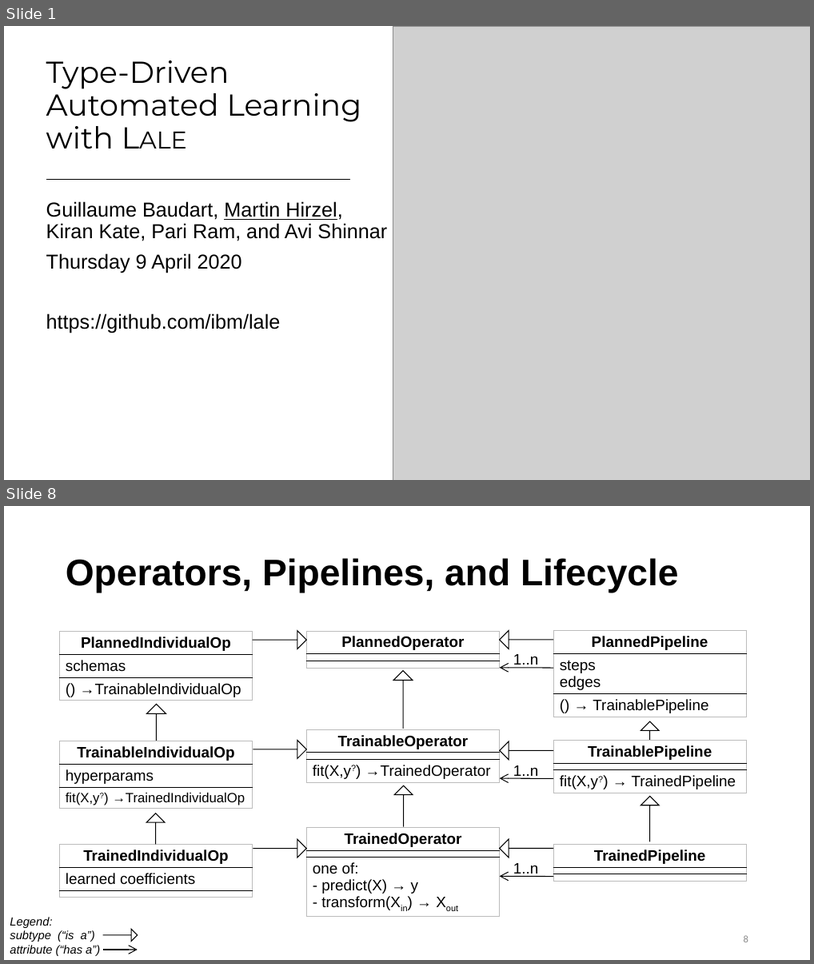
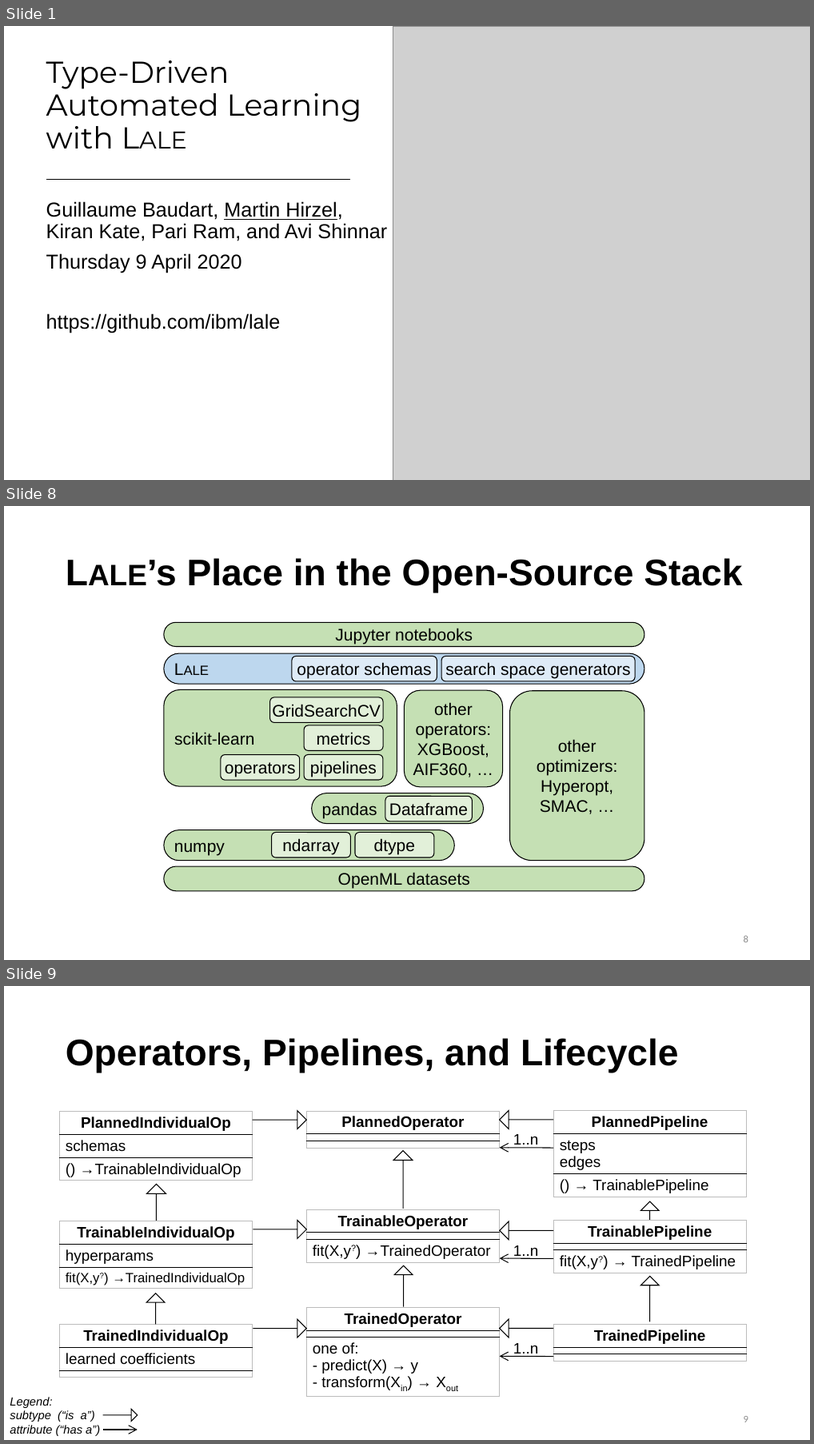
Before and after one commit to IBM/lale, a slide deck: talks/2020-0409-lale.pptx. Shown one above the other, each under a label of ours: slides 1 and 8 before the commit, slides 1, 8 and 9 after it; the slides between them are not shown. The pictures are 814x964 and 814x1444 pixels, drawn with LibreOffice and Linux fonts; fonts in the diff are those of the drawing; grey boxes stand for pictures. Boxes give left, top, right and bottom in pixels: in the first picture for what was removed or moved away, otherwise in the second. Text is boxed around its words. In the diff, an @@ line names an element or a change of style, - is before the commit and + after.

```diff
--- a/talks/2020-0409-lale.pptx
+++ b/talks/2020-0409-lale.pptx
@@ slide 8 added at bbox=[4, 506, 810, 960], background #FFFFFF @@
@@ title added at bbox=[147, 558, 742, 593], 44 pt, text #000000, bold @@
+Lale’s Place in the Open-Source Stack
@@ rounded rectangle added at bbox=[164, 622, 645, 646], fill #C5E0B4, outline #000000 1 pt, 20 pt, text #000000 @@
+Jupyter notebooks
@@ rounded rectangle added at bbox=[164, 654, 645, 684], fill #BDD7EE, outline #000000 1 pt, 20 pt, text #000000, small capitals @@
+Lale
@@ rounded rectangle added at bbox=[292, 656, 437, 681], fill #DEEBF7, outline #000000 1 pt, 20 pt, text #000000 @@
+operator schemas
@@ rounded rectangle added at bbox=[442, 656, 635, 681], fill #DEEBF7, outline #000000 1 pt, 20 pt, text #000000 @@
+search space generators
@@ rounded rectangle added at bbox=[164, 690, 398, 787], fill #C5E0B4, outline #000000 1 pt, 20 pt, text #000000 @@
+scikit-learn
@@ rounded rectangle added at bbox=[270, 697, 383, 723], fill #E2F0D9, outline #000000 1 pt, 20 pt, text #000000 @@
+GridSearchCV
@@ rounded rectangle added at bbox=[405, 690, 503, 787], fill #C5E0B4, outline #000000 1 pt, 20 pt, text #000000 @@
+other
+operators:
+XGBoost,
+AIF360, …
@@ rounded rectangle added at bbox=[510, 691, 646, 860], fill #C5E0B4, outline #000000 1 pt, 20 pt, text #000000 @@
+other
+optimizers:
+Hyperopt,
+SMAC, …
@@ rounded rectangle added at bbox=[304, 725, 383, 751], fill #E2F0D9, outline #000000 1 pt, 20 pt, text #000000 @@
+metrics
@@ rounded rectangle added at bbox=[221, 755, 300, 780], fill #E2F0D9, outline #000000 1 pt, 20 pt, text #000000 @@
+operators
@@ rounded rectangle added at bbox=[304, 755, 383, 780], fill #E2F0D9, outline #000000 1 pt, 20 pt, text #000000 @@
+pipelines
@@ rounded rectangle added at bbox=[312, 792, 484, 823], fill #C5E0B4, outline #000000 1 pt, 20 pt, text #000000 @@
+pandas
@@ rounded rectangle added at bbox=[386, 796, 472, 821], fill #E2F0D9, outline #000000 1 pt, 20 pt, text #000000 @@
+Dataframe
@@ rounded rectangle added at bbox=[164, 830, 454, 860], fill #C5E0B4, outline #000000 1 pt, 20 pt, text #000000 @@
+numpy
@@ rounded rectangle added at bbox=[272, 832, 351, 857], fill #E2F0D9, outline #000000 1 pt, 20 pt, text #000000 @@
+ndarray
@@ rounded rectangle added at bbox=[355, 832, 434, 857], fill #E2F0D9, outline #000000 1 pt, 20 pt, text #000000 @@
+dtype
@@ rounded rectangle added at bbox=[164, 866, 645, 891], fill #C5E0B4, outline #000000 1 pt, 20 pt, text #000000 @@
+OpenML datasets
@@ page number added at bbox=[744, 935, 749, 942], 12 pt, text #8C8C8C @@
+8
@@ what was slide 8 is now slide 9 @@
```
Also in this commit, not shown: 8 slides changed, 1 other slide added, 1 other file.
